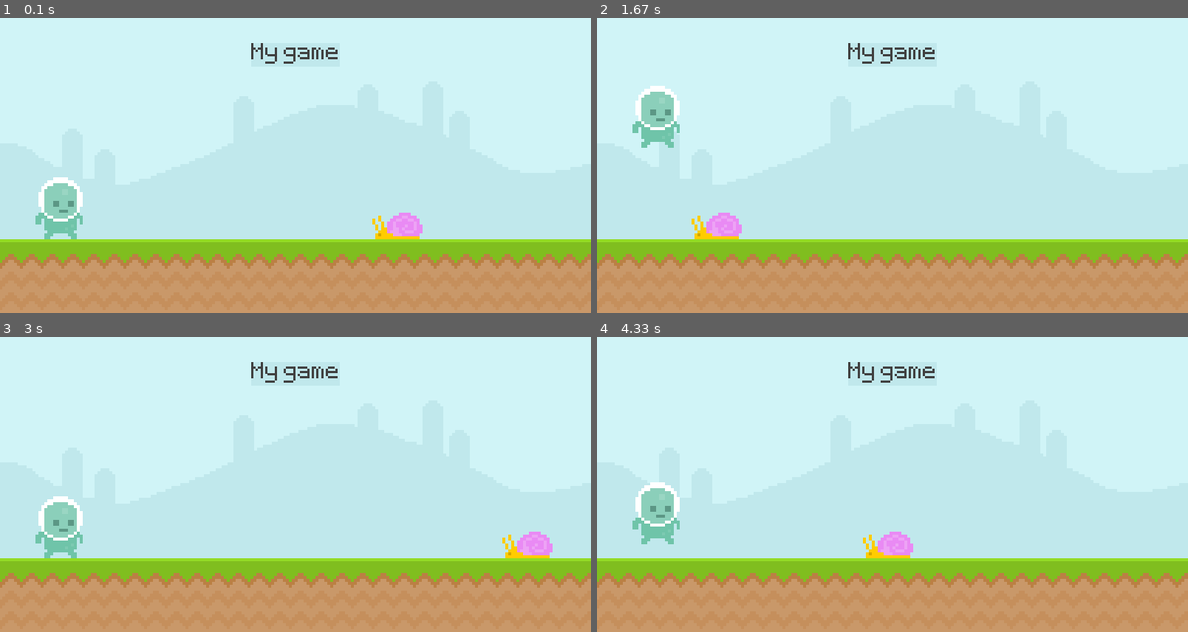
Above: before the commit, frames 1-4 (two rows, left to right).
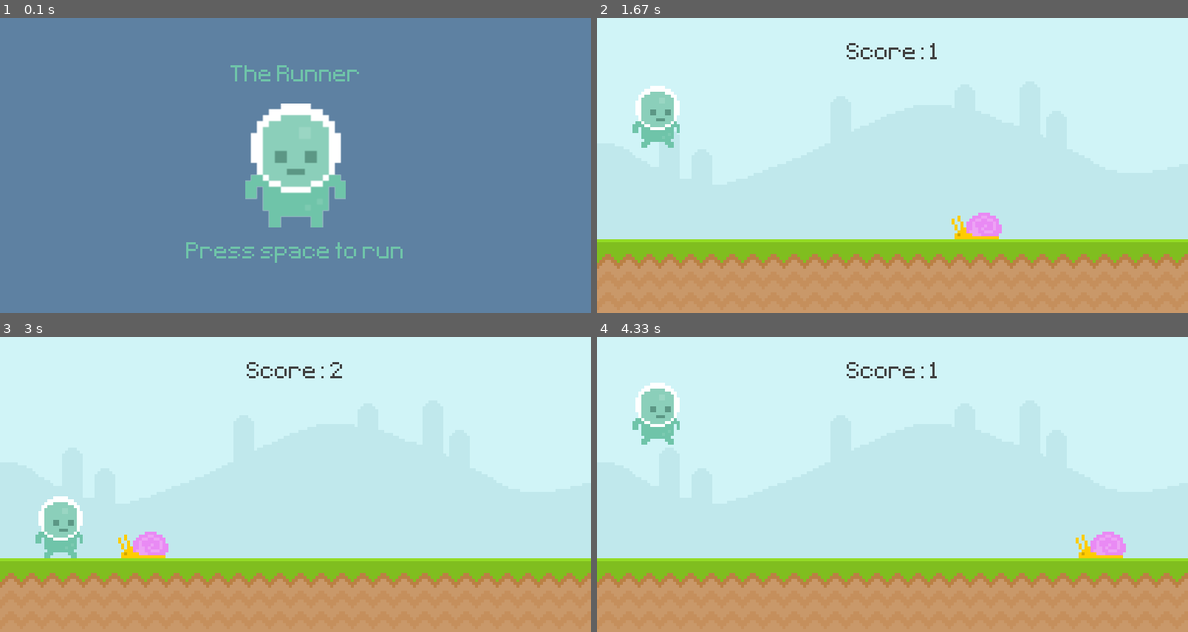
Above: after the commit, the same moments.

Repository: balankdharan/pygame_runner
Game: pygame game, started from game.py
Two runs of this game, one before a commit and one after it. Both use one fixed random seed, a clock stepped at 60 frames per second and the inputs below.
Inputs (mouse positions are in pixels of both pictures, inside the frame that each line leads up to):
- Up to frame 1 (0.1 s): no input
- Up to frame 2 (1.67 s): tap Space at 0.33 s; press the mouse at (656, 206) at 0.7 s; move the mouse to (833, 165) at 0.8 s; release the mouse at (1016, 127) at 0.93 s; press the mouse at (656, 206) at 1.53 s; move the mouse to (744, 209) at 1.63 s
- Up to frame 3 (3 s): release the mouse at (236, 531) at 1.77 s; tap Space at 2.33 s; press the mouse at (59, 390) at 2.7 s; move the mouse to (206, 381) at 2.8 s; release the mouse at (354, 375) at 2.93 s
- Up to frame 4 (4.33 s): press the mouse at (656, 525) at 3.03 s; move the mouse to (703, 531) at 3.13 s; release the mouse at (750, 537) at 3.27 s; tap Space at 3.4, 3.7 s; press the mouse at (656, 525) at 3.87 s; move the mouse to (709, 552) at 3.97 s; release the mouse at (762, 578) at 4.1 s

The runs differ from the first frame. In frame 1, 100% of the frame differs, in the area x 0-100%, y 0-100%; in frame 2, 1.5%; in frame 3, 1.5%; in frame 4, 4.0%.

Commit message:
game start and end logics,with score handle and display

Diff:
--- a/game.py
+++ b/game.py
@@ -1,18 +1,27 @@
 import pygame
 from sys import exit
+
+def display_score():
+    currentTime=int(pygame.time.get_ticks()/1000) - start_time
+    score_surf =text_font.render(f'Score: {currentTime}', False, (64,64,64))
+    score_rect= score_surf.get_rect(center=(400,50))
+    screen.blit(score_surf, score_rect)
+    return currentTime
 
 pygame.init()
 screen=pygame.display.set_mode((800,400))
 pygame.display.set_caption("Runner")
 clock=pygame.time.Clock()
 text_font=pygame.font.Font('font/Pixeltype.ttf',50)
-
+game_active=False
+start_time=0
+score=0
 
 sky_surface=pygame.image.load('graphics/Sky.png').convert()
 ground_surface=pygame.image.load('graphics/ground.png').convert()
 
-score_surf=text_font.render("My game",False,(64,64,64))
-score_rect=score_surf.get_rect(center=(400,50))
+# score_surf=text_font.render("My game",False,(64,64,64))
+# score_rect=score_surf.get_rect(center=(400,50))
 
 snail_surf=pygame.image.load('graphics/snail/snail1.png').convert_alpha()
 snail_rect=snail_surf.get_rect(bottomright=(600,300))
@@ -20,49 +29,80 @@
 player_surf=pygame.image.load('graphics/player/player_walk_1.png').convert_alpha()
 player_rect=player_surf.get_rect(midbottom=(80,300))
 player_gravity=0
+
+player_stand =pygame.image.load('graphics/player/player_stand.png').convert_alpha()
+player_stand=pygame.transform.rotozoom(player_stand,0,2)
+player_stand_rect=player_stand.get_rect(center=(400, 200))
+
+game_title=text_font.render('The Runner',False, (111,196,169))
+game_title_rect=game_title.get_rect(center=(400,80))
+
+game_instruction=text_font.render('Press space to run',False, (111,196,169))
+game_instruction_rect=game_instruction.get_rect(center=(400,320))
+
 while True:
     for event in pygame.event.get():
         if event.type == pygame.QUIT:
             pygame.quit()
             exit()
-        if event.type == pygame.MOUSEBUTTONDOWN:
-            if player_rect.collidepoint(event.pos) and player_rect.bottom >=300:
-                player_gravity =-20
-        if event.type == pygame.KEYDOWN:
-            if event.key == pygame.K_SPACE and player_rect.bottom >=300:
-                player_gravity =-20
-        if event.type == pygame.KEYUP:
-            print("Player key up")
+        if game_active:
+            if event.type == pygame.MOUSEBUTTONDOWN:
+                if player_rect.collidepoint(event.pos) and player_rect.bottom >=300:
+                    player_gravity =-20
+            if event.type == pygame.KEYDOWN:
+                if event.key == pygame.K_SPACE and player_rect.bottom >=300:
+                    player_gravity =-20
+        else:
+            if event.type == pygame.KEYDOWN and event.key == pygame.K_SPACE:
+                game_active=True
+                snail_rect.left=800
+                start_time=int(pygame.time.get_ticks()/1000)
+
+    #draw all our elements
+    if game_active:
+        screen.blit(sky_surface,(0,0))
+        screen.blit(ground_surface,(0,300))
+        # pygame.draw.rect(screen, '#c0e8ec', score_rect)
+        # pygame.draw.rect(screen, '#c0e8ec', score_rect,10)
+        # screen.blit(score_surf,score_rect)
+        score=display_score()
+        if snail_rect.right <= 0 :snail_rect.left=800
+        snail_rect.x -=4
+        screen.blit(snail_surf,snail_rect)
+
+        #player
+        player_gravity+=1
+        player_rect.y +=player_gravity
+        if player_rect.bottom >=300: player_rect.bottom=300
+        screen.blit(player_surf,player_rect)
+
+        #collison
+        if snail_rect.colliderect(player_rect):
+            game_active=False
+    else:
+        screen.fill((94,129,162))
+        screen.blit(player_stand,player_stand_rect)
+
+        score_message=text_font.render(f'Your score: {score}',False,(111,196, 169))
+        score_message_rect=score_message.get_rect(center=(400, 330))
 
 
-    #draw all our elements
-    screen.blit(sky_surface,(0,0))
-    screen.blit(ground_surface,(0,300))
-
-    pygame.draw.rect(screen, '#c0e8ec', score_rect)
-    pygame.draw.rect(screen, '#c0e8ec', score_rect,10)
-    # pygame.draw.line(screen, 'Gold',(0,0),pygame.mouse.get_pos(),10)
-    # pygame.draw.ellipse(screen,'Brown',pygame.Rect(60,100,100,100))
-    screen.blit(score_surf,score_rect)
-    # keys=pygame.key.get_pressed()
-    # if keys[pygame.K_SPACE]: print("Jump")
-
-    if snail_rect.right <= 0 :snail_rect.left=800
-    snail_rect.x -=4
-    screen.blit(snail_surf,snail_rect)
-
-    #player
-    player_gravity+=1
-    player_rect.y +=player_gravity
-    if player_rect.bottom >=300: player_rect.bottom=300
-    screen.blit(player_surf,player_rect)
-
+        screen.blit(game_title,game_title_rect)
+        if score == 0:
+            screen.blit(game_instruction,game_instruction_rect)
+        else:
+            screen.blit(score_message,score_message_rect)
     # if player_rect.colliderect(snail_rect):
     #     print('collided')
 
     # mouse_pos=pygame.mouse.get_pos()
     # if player_rect.collidepoint((mouse_pos)):
     #     print(pygame.mouse.get_pressed())
+    # pygame.draw.line(screen, 'Gold',(0,0),pygame.mouse.get_pos(),10)
+    # pygame.draw.ellipse(screen,'Brown',pygame.Rect(60,100,100,100))
+    # keys=pygame.key.get_pressed()
+    # if keys[pygame.K_SPACE]: print("Jump")
+
 
     #update everything
     pygame.display.update()
